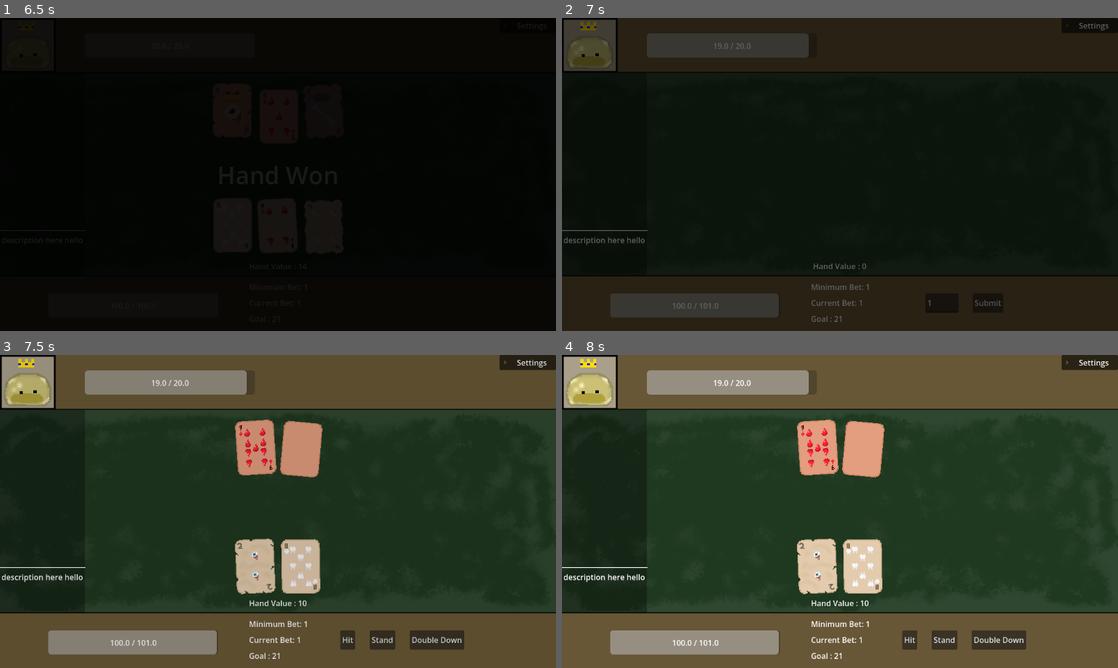
Above: before the commit, frames 1-4 (two rows, left to right).
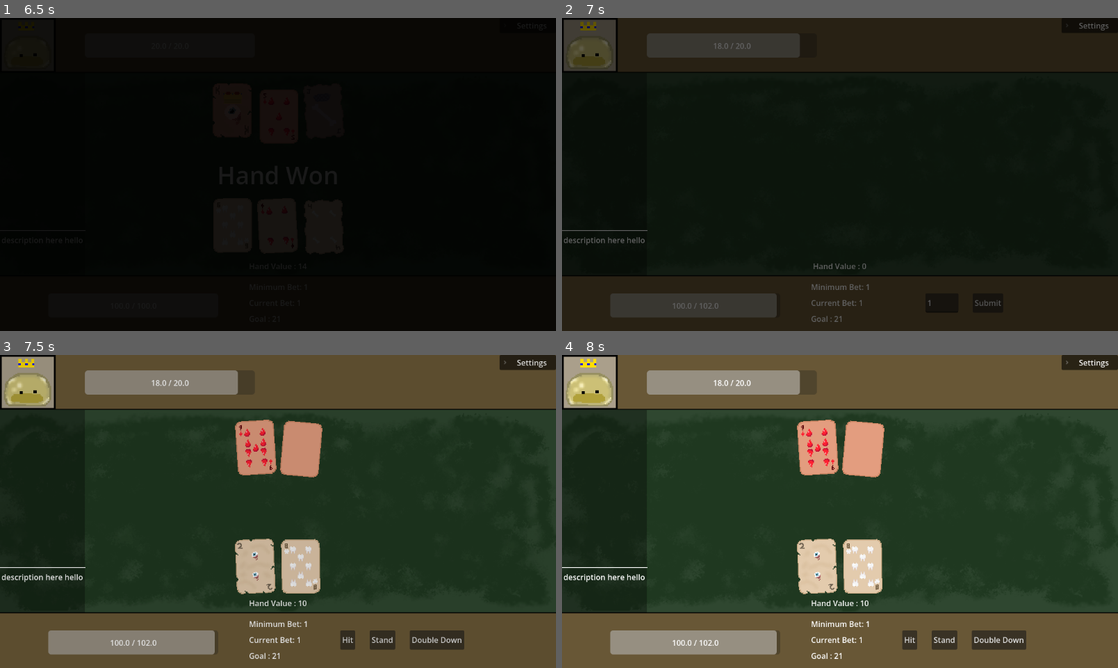
Above: after the commit, the same moments.

Repository: ZaneSoCool/GDaM-Mega-Collab-Fall-2025
Game: Godot game, scene res://Scenes/Menu.tscn
The game is run twice, just before and just after one commit, with the same random seed, the same clock (stepped at 60 frames per second) and the same inputs.
Inputs (mouse positions are in pixels of both pictures, inside the frame that each line leads up to):
- Up to frame 1 (6.5 s): click "start" at 0.5 s; click "start" at 1.25 s; click "Submit" at 2 s; click "Hit" at 2.75 s; click "Stand" at 3.5 s; tap Enter at 4.25 s; move the mouse to (400, 158) at 4.27 s; click (400, 158) at 4.35 s; tap Space at 5 s; move the mouse to (166, 190) at 5.02 s; click (166, 190) at 5.1 s; move the mouse to (333, 105) at 5.77 s; click (333, 105) at 5.85 s
- Up to frame 2 (7 s): move the mouse to (812, 237) at 6.52 s; click (812, 237) at 6.6 s
- Up to frame 3 (7.5 s): click "Submit" at 7.25 s
- Up to frame 4 (8 s): no input

Frame 1 is identical in both runs. In frame 2, 0.1% of the frame differs, in the area x 26-45%, y 4-96%; in frame 3, 0.2%; in frame 4, 0.2%.

Commit message:
Started adding docstrings, refactored card dealing/removing
Slightly altered dealer card drawing (removed "playing" boolean). Might start editing variable names next idk

Diff:
--- a/Scripts/blackjack.gd
+++ b/Scripts/blackjack.gd
@@ -1,6 +1,6 @@
 extends Control
 
-#Made by Elisa, Garner, and Zane
+#Made by Elisa, Garner, Zane, and Christopher
 
 #external variables
 @export var dealer_max_vitality : int
@@ -17,7 +17,6 @@
 var passivePowerups = []
 
 var deck : Array[Array] = []
-var playing : bool = true
 var currentBet : int
 
 var twentyOne := 21
@@ -97,6 +96,7 @@
 			deck.append([j + 1, i + 1])
 	deck.shuffle()
 
+## Deals cards at the start of a new round
 func dealCards():
 	#deal cards
 	dealCard(true, true)
@@ -106,8 +106,8 @@
 
 	play_buttons.visible = true
 
+## Endgame logic for a Blackjack round.
 func endGame():
-	playing = false
 	play_buttons.visible = false
 
 	if dealerHand > twentyOne or (playerHand > dealerHand and playerHand <= twentyOne):
@@ -117,40 +117,39 @@
 		if Global.vitality > Global.max_vitality: #update max vitality if vitality surpasses it
 			Global.max_vitality = Global.vitality
 
+		flipAllCards()
 		if Global.current_dealer_vitality <= 0:
 			dealerLose()
 
 		else:
-			flipAllCards()
-			winandlose.text = "Hand Won"
-			winandlose.visible = true
-			await(get_tree().create_timer(2.0).timeout)
-			SceneTransition.reload_current_scene()
+			transitionNextScene("Hand Won")
 
 	else:
 		Global.vitality -= currentBet
+		flipAllCards()
 
 		if Global.vitality <= 0:
-			flipAllCards()
-			winandlose.text = "Game Over"
-			winandlose.visible = true
-			await(get_tree().create_timer(2.0).timeout)
-			SceneTransition.change_scene_to("res://Scenes/Menu.tscn")
+			transitionNextScene("Game Over", "res://Scenes/Menu.tscn")
 		else:
-			flipAllCards()
-			winandlose.text = "Hand Lost"
-			winandlose.visible = true
-			await(get_tree().create_timer(2.0).timeout)
-			SceneTransition.reload_current_scene()
-
-func dealerLose():
+			transitionNextScene("Hand Lost")
+
+## Updates dealer's health multiplier, and transitions to the next round
+func dealerLose(): # Lowkey unneeded imho
 	Global.current_dealer_vitality = 0
-	flipAllCards()
-	winandlose.text = "Round Won"
+	Global.dealer_health_scalar *= 1.5
+	transitionNextScene("Round Won", next_scene)
+
+## Shows inputted text onto screen, and transitions to the next scene, if inputted.
+##
+## [param nextScene] is a filepath, stored as a string. If no scene is inputted, the current scene will reload.
+func transitionNextScene(roundText: String, nextScene = null):
+	winandlose.text = roundText
 	winandlose.visible = true
 	await(get_tree().create_timer(2.0).timeout)
-	Global.dealer_health_scalar *= 1.5
-	SceneTransition.change_scene_to(next_scene)
+	if nextScene != null:
+		SceneTransition.change_scene_to(nextScene)
+	else:
+		SceneTransition.reload_current_scene()
 
 
 #------------Game/Round Logic------------#
@@ -158,13 +157,18 @@
 func dealerTurn():
 	play_buttons.visible = false
 
-	while playing:
-		var randomness = randi_range(-AI_randomness, AI_randomness)
-		if dealerHand < (AI_hit_stop + randomness):
-			dealCard(false, true)
-		else:
-			endGame()
-
+	var randomness = randi_range(-AI_randomness, AI_randomness)
+	while dealerHand < (AI_hit_stop + randomness):
+		dealCard(false, true)
+		randomness = randi_range(-AI_randomness, AI_randomness)
+
+	endGame()
+
+
+## Deals a card.
+##
+## Set [param forPlayer] to [code]true[/code] if card is for the player, and [code]false[/code] if it's for the dealer
+## [br] [param faceUp] dictates whether the given card's value can be seen by the player when dealt
 func dealCard(forPlayer : bool, faceUp : bool):
 	var card = cardScene.instantiate()
 
@@ -187,7 +191,12 @@
 
 	checkEndGame()
 
-func dealSpecificCard(forPlayer : bool, faceUp : bool, card_id : int, card_suit : int): #if card id or suit is 0 it will be random
+## Deals a sepcific card for the player/dealer, depending on [param forPlayer].
+##
+## If [param card_id] or [param card_suit] is 0, The dealt card will be random
+##[br][br] Editor's note: This is like exactoly the same as [method dealSpecificCard].
+## [br] [br] What the fuck.
+func dealSpecificCard(forPlayer : bool, faceUp : bool, card_id : int, card_suit : int):
 	var card = cardScene.instantiate()
 
 	var card_info : Array #finds suitable card
@@ -218,48 +227,44 @@
 
 	checkEndGame()
 
-#sums up hand for stuff
+## Sums up the total hand value for the player/dealer
 func totalHand(forPlayer : bool):
 	if forPlayer:
-		sortCards(playerCards)
-		playerHand = 0
-		for card in playerCards:
-			if card.card_id > 10:
-				playerHand += 10
-			elif card.card_id == 1:
-				if playerHand + 11 > twentyOne:
-					playerHand += 1
-				else:
-					playerHand += 11
+		playerHand = sumCardHand(playerCards)
+	else:
+		dealerHand = sumCardHand(dealerCards)
+
+	updateHandValue()
+
+## [b][i][u]ACTUALLY[/u][/i][/b]
+## sums up the the total hand value for the given player, and returns it.
+## [param cards] contains the all of the player's dealt cards.
+func sumCardHand(cards: Array[Card]):
+	sortCards(cards)
+	var handValue = 0
+	for card in cards:
+		if card.card_id > 10:
+			handValue += 10
+		elif card.card_id == 1:
+			if handValue + 11 > twentyOne:
+				handValue += 1
 			else:
-				playerHand += card.card_id
-	else:
-		sortCards(dealerCards)
-		dealerHand = 0
-		for card in dealerCards:
-			if card.card_id > 10:
-				dealerHand += 10
-			elif card.card_id == 1:
-				if dealerHand + 11 > twentyOne:
-					dealerHand += 1
-				else:
-					dealerHand += 11
-			else:
-				dealerHand += card.card_id
-
-	updateHandValue()
+				handValue += 11
+		else:
+			handValue += card.card_id
+	return handValue
 
 #------------- Buttons Pressed -------------
 
-#Hit
+## Hit button
 func _on_hit_pressed() -> void:
 	dealCard(true, true)
 
-#Stand
+## Stand button
 func _on_stand_pressed() -> void:
 	dealerTurn()
 
-#Double Down (NOT POWERUP)
+## Double Down button (NOT POWERUP)
 func _on_double_down_pressed() -> void:
 	if currentBet * 2 > Global.vitality:
 		return
@@ -283,46 +288,33 @@
 
 func removeCard(forPlayer : bool, cardIndex : int):
 	if forPlayer:
-		if playerCards.is_empty(): return
-
-		var cardToRemove = playerCards[cardIndex]
-		var cardValue = cardToRemove.card_id
-
-		if cardValue >= 10:
-			playerHand -= 10
-		elif cardValue == 1:
-			if playerHand - 11 <= 0: ##TODO this check is insufficient
-				playerHand -= 1
-			else:
-				playerHand -= 11
+		removeCardHelper(playerCards, playerHand, cardIndex)
+		updateHandValue()
+	else:
+		removeCardHelper(dealerCards, dealerHand, cardIndex)
+
+
+func removeCardHelper(cards: Array[Card], handValue: int, cardIndex: int):
+	if cards.is_empty(): return
+
+	var cardToRemove = cards[cardIndex]
+	var cardValue = cardToRemove.card_id
+
+	if cardValue >= 10:
+		handValue -= 10
+	elif cardValue == 1:
+		if handValue - 11 <= 0: ##TODO this check is insufficient
+			handValue -= 1
 		else:
-			playerHand -= cardValue
-
-		updateHandValue()
-
-		#get rid of stuff
-		playerCards.remove_at(cardIndex)
-		cardToRemove.queue_free()
-	else:
-		if dealerCards.is_empty(): return
-
-		var cardToRemove = dealerCards[cardIndex]
-		var cardValue = cardToRemove.card_id
-
-		if cardValue >= 10:
-			dealerHand -= 10
-		elif cardValue == 1:
-			if dealerHand - 11 <= 0: ##TODO this check is insufficient
-				dealerHand -= 1
-			else:
-				dealerHand -= 11
-		else:
-			dealerHand -= cardValue
-
-		#get rid of stuff
-		dealerCards.remove_at(cardIndex)
-		cardToRemove.queue_free()
-
+			handValue -= 11
+	else:
+		handValue -= cardValue
+
+	#get rid of stuff
+	cards.remove_at(cardIndex)
+	cardToRemove.queue_free()
+
+## Updates hand value for the player
 func updateHandValue():
 	player_hand_value.text = "Hand Value : " + str(playerHand)
 
@@ -334,16 +326,19 @@
 	if playerHand > twentyOne or dealerHand >= twentyOne:
 		endGame()
 
+## Gets the index for a given card
 func getCardIndex(id : int, suite : int):
 	for i in playerCards.size():
 		var card = playerCards[i]
 		if card.card_id == id and card.card_suite == suite:
 			return i
 
+## Flips all cards
 func flipAllCards():
 	var allCards = dealerCards+playerCards
 	for card in allCards:
 		card.setup_card_texture(card.card_id, card.card_suite)
 
+## Sorts card for the given hand of dealt cards
 func sortCards(hand : Array[Card]):
 	hand.sort_custom(func(a, b): return a.card_id > b.card_id)
--- a/Scripts/power_up.gd
+++ b/Scripts/power_up.gd
@@ -20,6 +20,7 @@
 
 	desc_text = get_parent().get_parent().find_child("PowerUpDescription")
 
+## Uses up an instance of a given powerup, and executes [method localUse]
 func use():
 	if !canUse(): return
 
@@ -34,6 +35,7 @@
 
 	localUse()
 
+## Helper function for more specific actions dependent on powerup
 func localUse():
 	pass
 
@@ -41,10 +43,12 @@
 	if isPassive: return
 	use()
 
-func checkUse(): #checks if card should be used automatically
+## Checks if card should be used automatically
+func checkUse():
 	pass
 
-func canUse(): #returns true or false based on if powerup is allowed to be used
+## Returns a boolean stating if powerup is allowed to be used
+func canUse():
 	pass
 
 func _on_mouse_entered() -> void:
